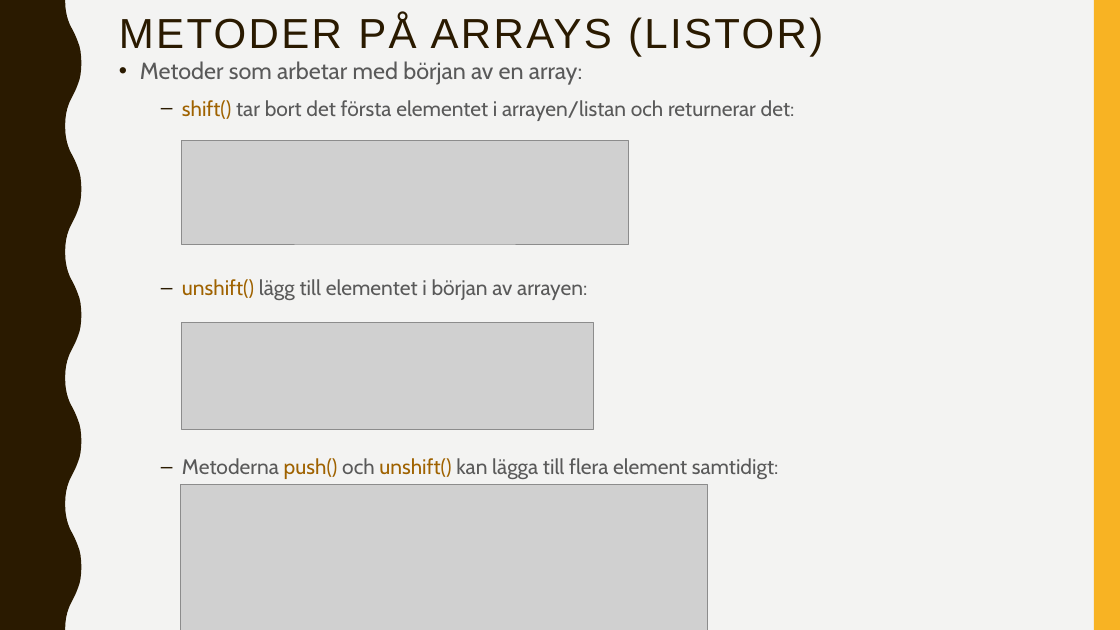
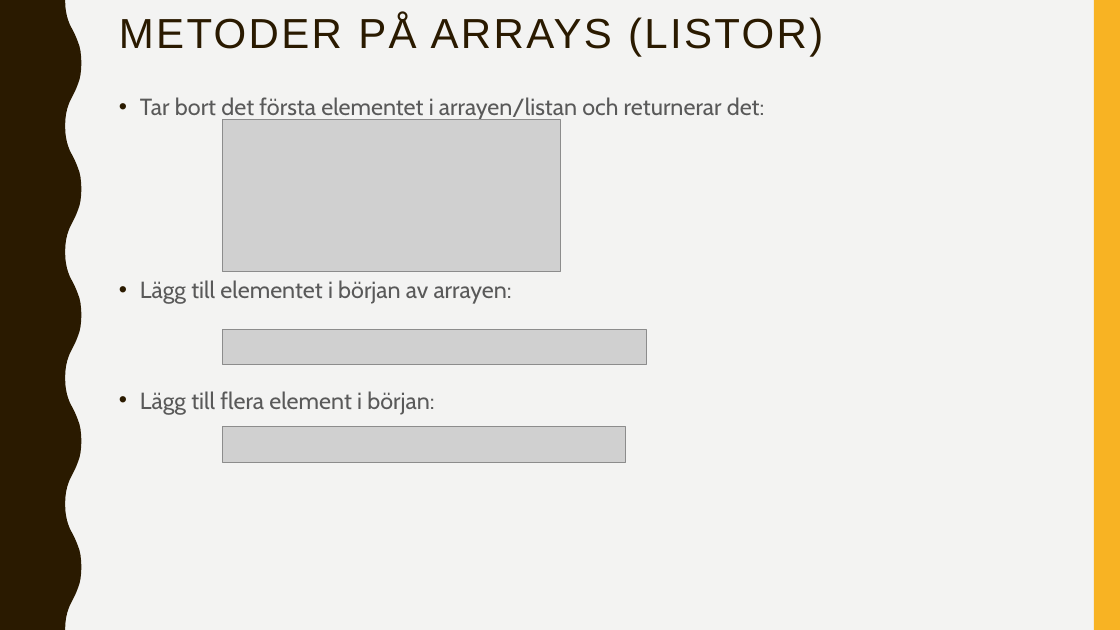
Before and after one commit to abbindustrigymnasium/hitachigymnasiet-250s-programmingexercises-programmering1-2025, a slide deck: slide 20 of C++/C++.pptx. Drawn at 1120x630 pixels with LibreOffice and Linux fonts; fonts in the diff are those of the drawing; grey boxes stand for pictures. Boxes give left, top, right and bottom in pixels: in the first picture for what was removed or moved away, otherwise in the second. Text is boxed around its words. In the diff, an @@ line names an element or a change of style, - is before the commit and + after.

```diff
--- a/C++/C++.pptx
+++ b/C++/C++.pptx
@@ text at bbox=[140, 97, 765, 415]: text changed; size 18 to 20 pt @@
-• Metoder som arbetar med början av en array:
-  – shift() tar bort det första elementet i arrayen/listan och returnerar det:
-  – unshift() lägg till elementet i början av arrayen:
-  – Metoderna push() och unshift() kan lägga till flera element samtidigt:
+• Tar bort det första elementet i arrayen/listan och returnerar det:
+• Lägg till elementet i början av arrayen:
+• Lägg till flera element i början:
@@ picture: place and size @@
-picture at bbox=[181, 141, 628, 245]
+picture at bbox=[222, 119, 560, 272]
@@ picture removed at bbox=[181, 323, 593, 429] @@
@@ picture added at bbox=[222, 329, 646, 365] @@
@@ picture added at bbox=[222, 427, 625, 463] @@
@@ picture removed at bbox=[181, 485, 708, 630] @@
```
Also in this commit, not shown: 11 other slides changed, 3 slides added, 3 slides removed, 1 other file.
